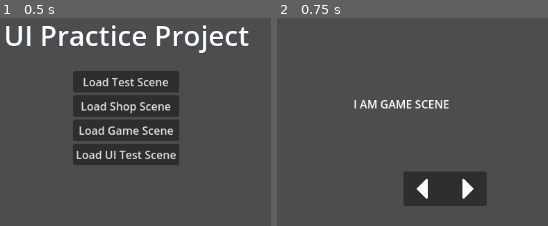
Above: before the commit, frames 1-2 (left to right).
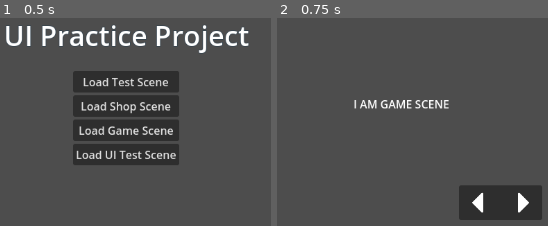
Above: after the commit, the same moments.

Repository: DSurguy/spring-2024-2d-jam
Game: Godot game, scene res://scenes/MainScene/MainScene.tscn
Same seed, same stepped clock (60 frames per second), same inputs: the game is played once before the commit and once after it.
Inputs:
- Up to frame 1 (0.5 s): no input
- Up to frame 2 (0.75 s): click "Load Game Scene" at 0.5 s

Frame 1 is identical in both runs. In frame 2, 8.3% of the frame differs, in the area x 46-98%, y 74-98%.
Error after the commit: Parse Error: Expected indented block after function declaration. (res://scenes/GameScene/Player.gd:16)

Commit message:
embiggen the sub

Diff:
--- a/scenes/GameScene/GameScene.tscn
+++ b/scenes/GameScene/GameScene.tscn
@@ -10,17 +10,22 @@
 
 [sub_resource type="RectangleShape2D" id="RectangleShape2D_8nvpx"]
 
+[sub_resource type="RectangleShape2D" id="RectangleShape2D_f0bx2"]
+size = Vector2(24, 24)
+
 [sub_resource type="RectangleShape2D" id="RectangleShape2D_7vix4"]
-size = Vector2(220, 20)
+size = Vector2(480, 32)
 
 [sub_resource type="RectangleShape2D" id="RectangleShape2D_7ye3h"]
-size = Vector2(20, 60)
+size = Vector2(32, 96)
 
 [sub_resource type="RectangleShape2D" id="RectangleShape2D_67chm"]
-size = Vector2(20, 60)
+size = Vector2(32, 96)
 
 [sub_resource type="RectangleShape2D" id="RectangleShape2D_qwvih"]
-size = Vector2(220, 20)
+size = Vector2(480, 32)
+
+[sub_resource type="RectangleShape2D" id="RectangleShape2D_oke5l"]
 
 [sub_resource type="CircleShape2D" id="CircleShape2D_0n5r2"]
 
@@ -50,10 +55,16 @@
 shape = SubResource("RectangleShape2D_8nvpx")
 debug_color = Color(0.721569, 0.168627, 0.0627451, 0.615686)
 
+[node name="StationInteraction" type="Area2D" parent="Submarine/Player"]
+
+[node name="CollisionShape2D" type="CollisionShape2D" parent="Submarine/Player/StationInteraction"]
+shape = SubResource("RectangleShape2D_f0bx2")
+debug_color = Color(0.900578, 0.00016942, 0.762208, 0.42)
+
 [node name="Hull" type="Node2D" parent="Submarine"]
 
 [node name="Floor" type="StaticBody2D" parent="Submarine/Hull"]
-position = Vector2(0, 40)
+position = Vector2(0, 64)
 collision_layer = 3
 collision_mask = 3
 
@@ -61,7 +72,7 @@
 shape = SubResource("RectangleShape2D_7vix4")
 
 [node name="WallLeft" type="StaticBody2D" parent="Submarine/Hull"]
-position = Vector2(-100, 0)
+position = Vector2(-224, 0)
 collision_layer = 3
 collision_mask = 3
 
@@ -69,7 +80,7 @@
 shape = SubResource("RectangleShape2D_7ye3h")
 
 [node name="WallRight" type="StaticBody2D" parent="Submarine/Hull"]
-position = Vector2(100, 0)
+position = Vector2(224, 0)
 collision_layer = 3
 collision_mask = 3
 
@@ -77,7 +88,7 @@
 shape = SubResource("RectangleShape2D_67chm")
 
 [node name="Ceiling" type="StaticBody2D" parent="Submarine/Hull"]
-position = Vector2(0, -40)
+position = Vector2(0, -64)
 collision_layer = 3
 collision_mask = 3
 
@@ -87,10 +98,18 @@
 [node name="Stations" type="Node2D" parent="Submarine"]
 
 [node name="Helm" type="Node2D" parent="Submarine/Stations"]
+position = Vector2(80, 20)
 script = ExtResource("2_atwiw")
 
 [node name="Station" type="Node2D" parent="Submarine/Stations/Helm"]
 script = ExtResource("3_eqivj")
+
+[node name="Area2D" type="Area2D" parent="Submarine/Stations/Helm/Station"]
+
+[node name="CollisionShape2D" type="CollisionShape2D" parent="Submarine/Stations/Helm/Station/Area2D"]
+position = Vector2(118, 18)
+shape = SubResource("RectangleShape2D_oke5l")
+debug_color = Color(0.778598, 0.438096, 0.0171958, 0.42)
 
 [node name="HelmUI" parent="Submarine/Stations/Helm" instance=ExtResource("6_115t8")]
 
--- a/scenes/GameScene/Player.gd
+++ b/scenes/GameScene/Player.gd
@@ -6,13 +6,15 @@
 # Get the gravity from the project settings to be synced with RigidBody nodes.
 var gravity = ProjectSettings.get_setting("physics/2d/default_gravity")
 
+var on_station = false
+
 # Called when the node enters the scene tree for the first time.
 func _ready():
 	pass # Replace with function body.
 
 # Called every frame. 'delta' is the elapsed time since the previous frame.
 func _process(delta):
-	pass
+
 
 func _physics_process(delta):
 	# Add the gravity.
Not shown: 1 places in scenes/GameScene/GameScene.tscn that only renumber resources
